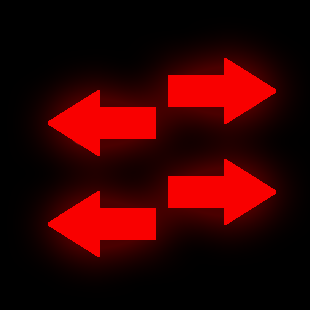
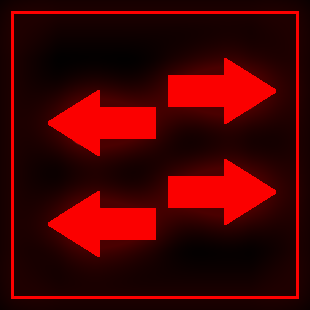
Layer changes from the first 310 × 310 image to the second:
painted on "Layer 1" over [11, 11, 299, 299]
